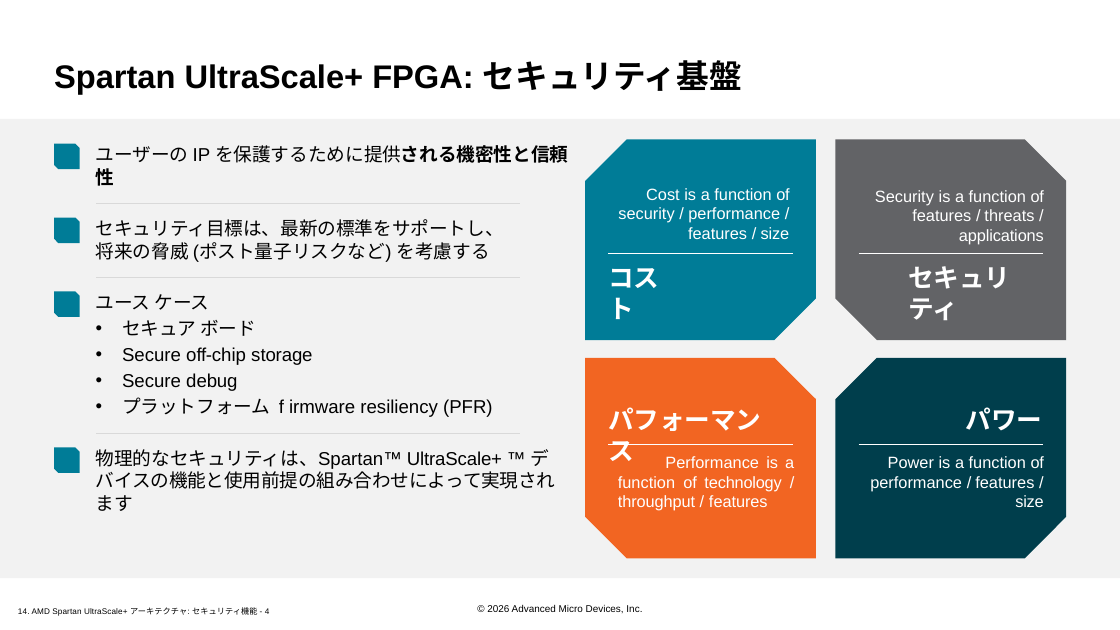
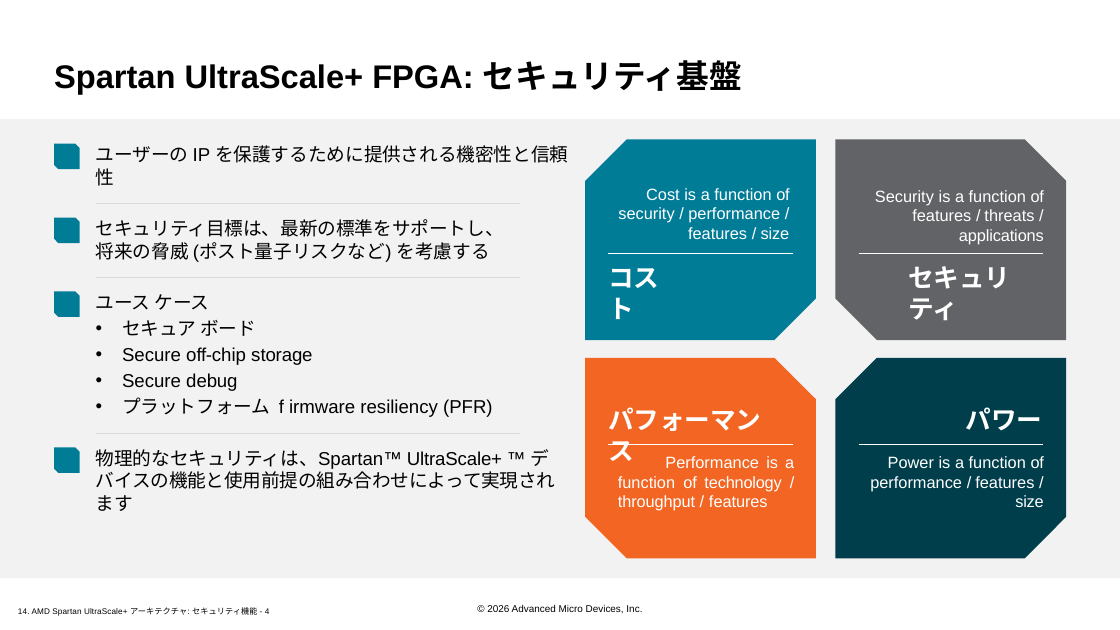
Before and after one commit to hdlabjk/spusp, a slide deck: slide 4 of doc/slides_docx/14. AMD Spartan UltraScale+ Architecture Security Features_ILT_translated_ja.pptx. Drawn at 1120x630 pixels with LibreOffice and Linux fonts; fonts in the diff are those of the drawing; background and template pictures are left out. Boxes give left, top, right and bottom in pixels: in the first picture for what was removed or moved away, otherwise in the second. Text is boxed around its words. In the diff, an @@ line names an element or a change of style, - is before the commit and + after.

```diff
--- a/doc/slides_docx/14. AMD Spartan UltraScale+ Architecture Security Features_ILT_translated_ja.pptx
+++ b/doc/slides_docx/14. AMD Spartan UltraScale+ Architecture Security Features_ILT_translated_ja.pptx
@@ text "ユーザーの IP を保護するために提供される機密性と信頼性" at [96, 145, 568, 163]: bold off in "を保護するために提供される機密性と信頼性" @@
```
Also in this commit, not shown: 3 other slides changed, 9 other files.
